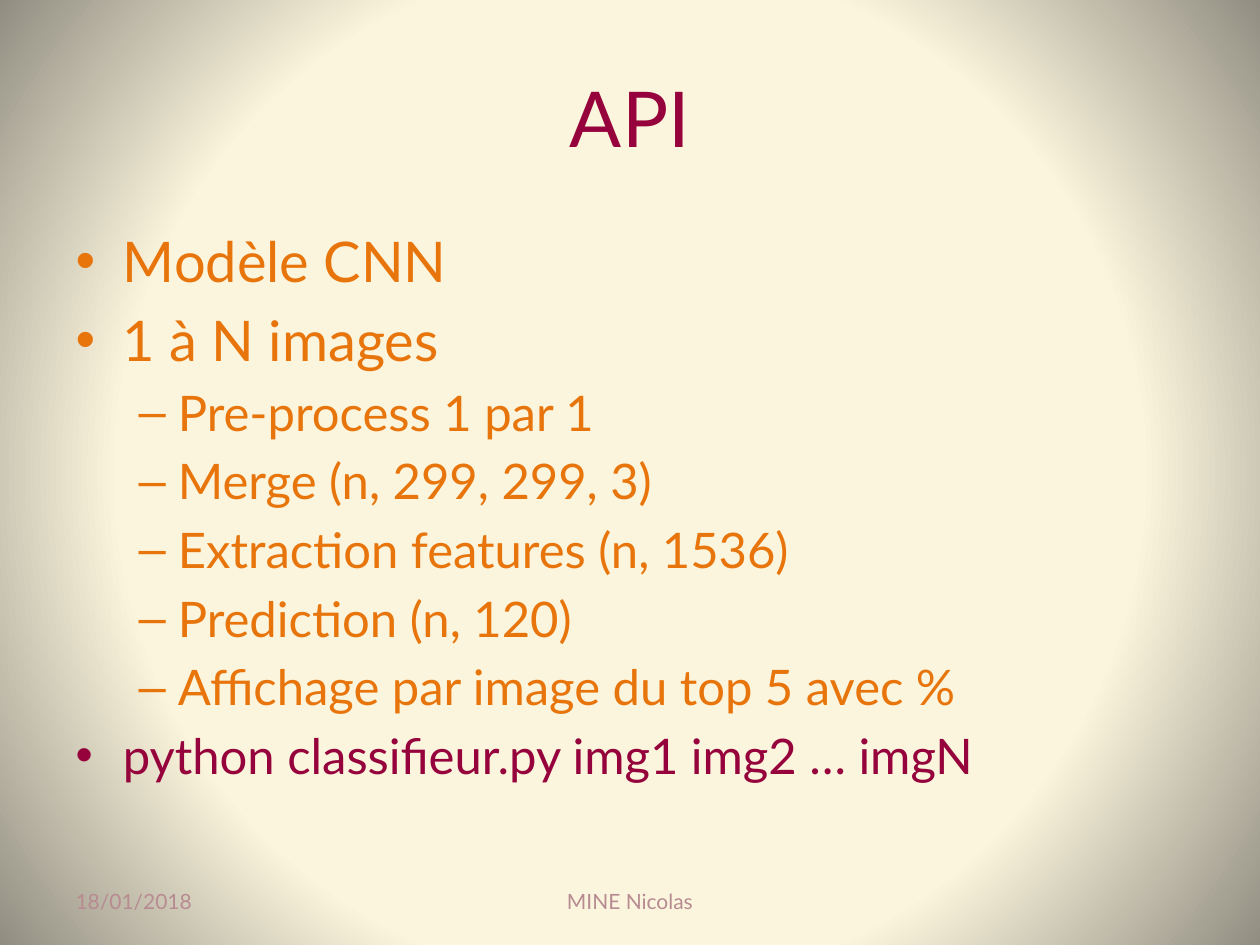
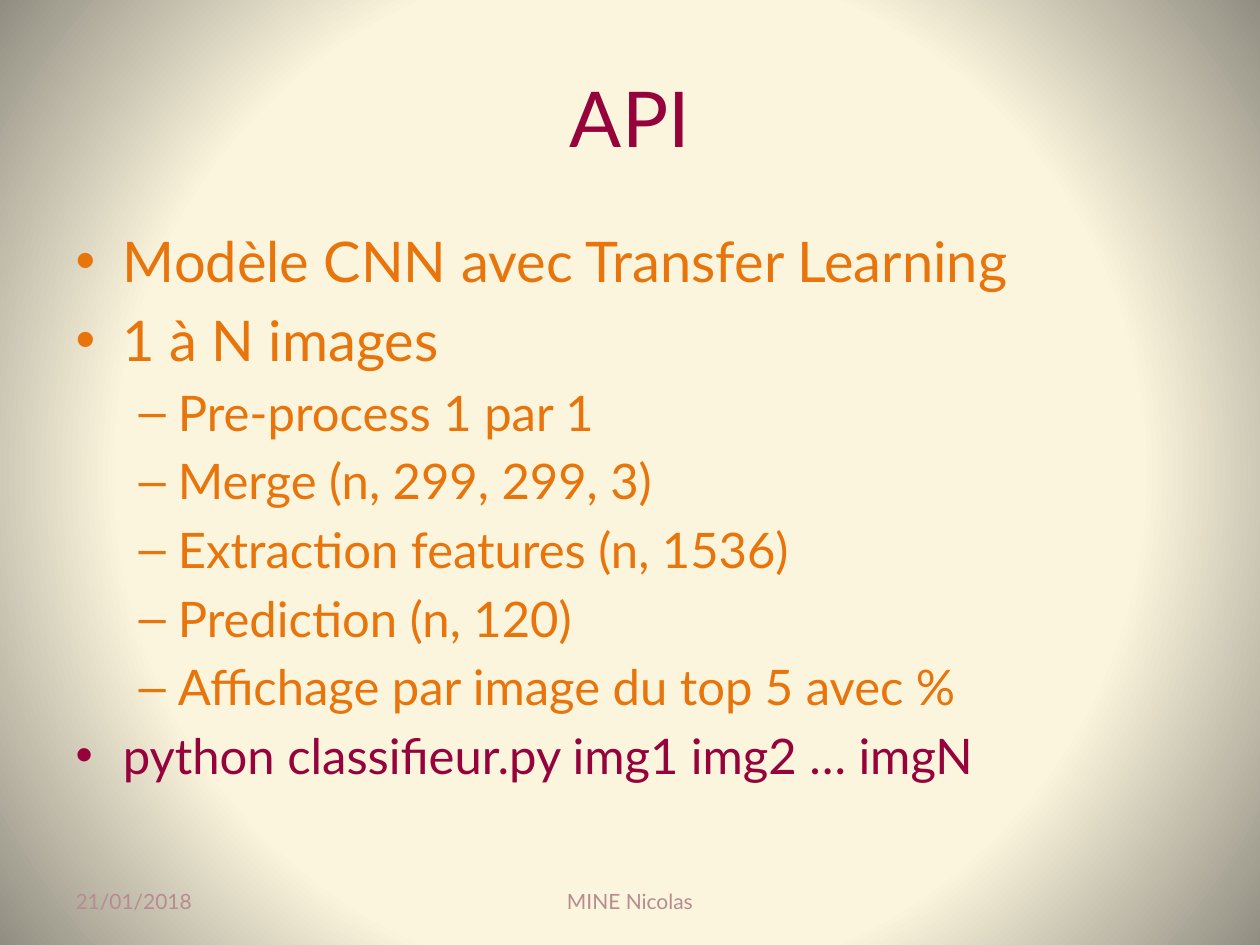
Before and after one commit to Coni63/OC_DS, a slide deck: slide 26 of P7/Presentation_p7.pptx (slide 25 before the commit). Drawn at 1260x945 pixels with LibreOffice and Linux fonts; fonts in the diff are those of the drawing. Boxes give left, top, right and bottom in pixels: in the first picture for what was removed or moved away, otherwise in the second. Text is boxed around its words. In the diff, an @@ line names an element or a change of style, - is before the commit and + after.

```diff
--- a/P7/Presentation_p7.pptx
+++ b/P7/Presentation_p7.pptx
@@ text at box(123, 240, 1008, 293): text changed @@
-• Modèle CNN
+• Modèle CNN avec Transfer Learning
@@ text at box(76, 894, 192, 909): text changed @@
-18/01/2018
+21/01/2018
```
Also in this commit, not shown: 31 other slides changed, 1 slide added, 12 other files.
